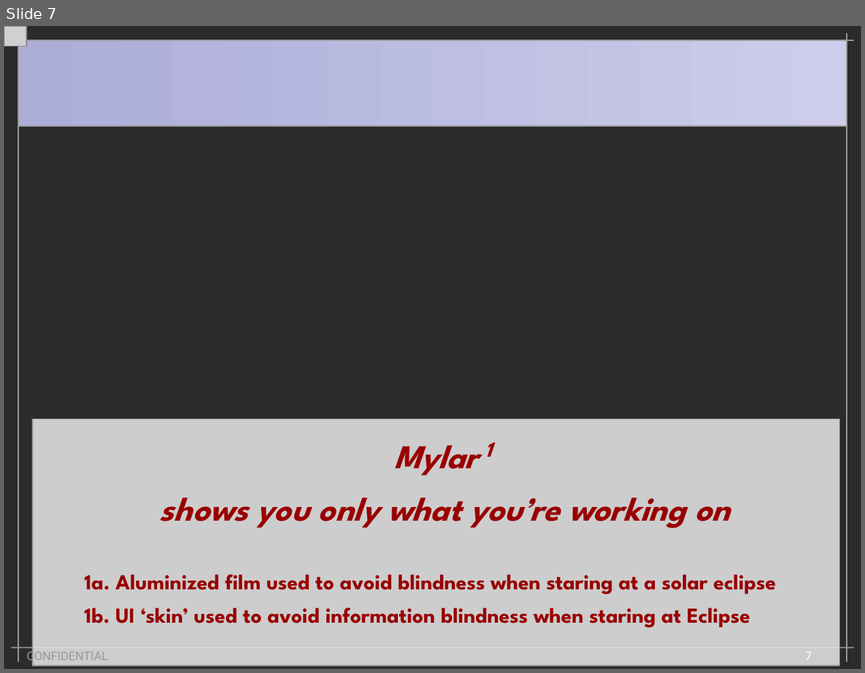
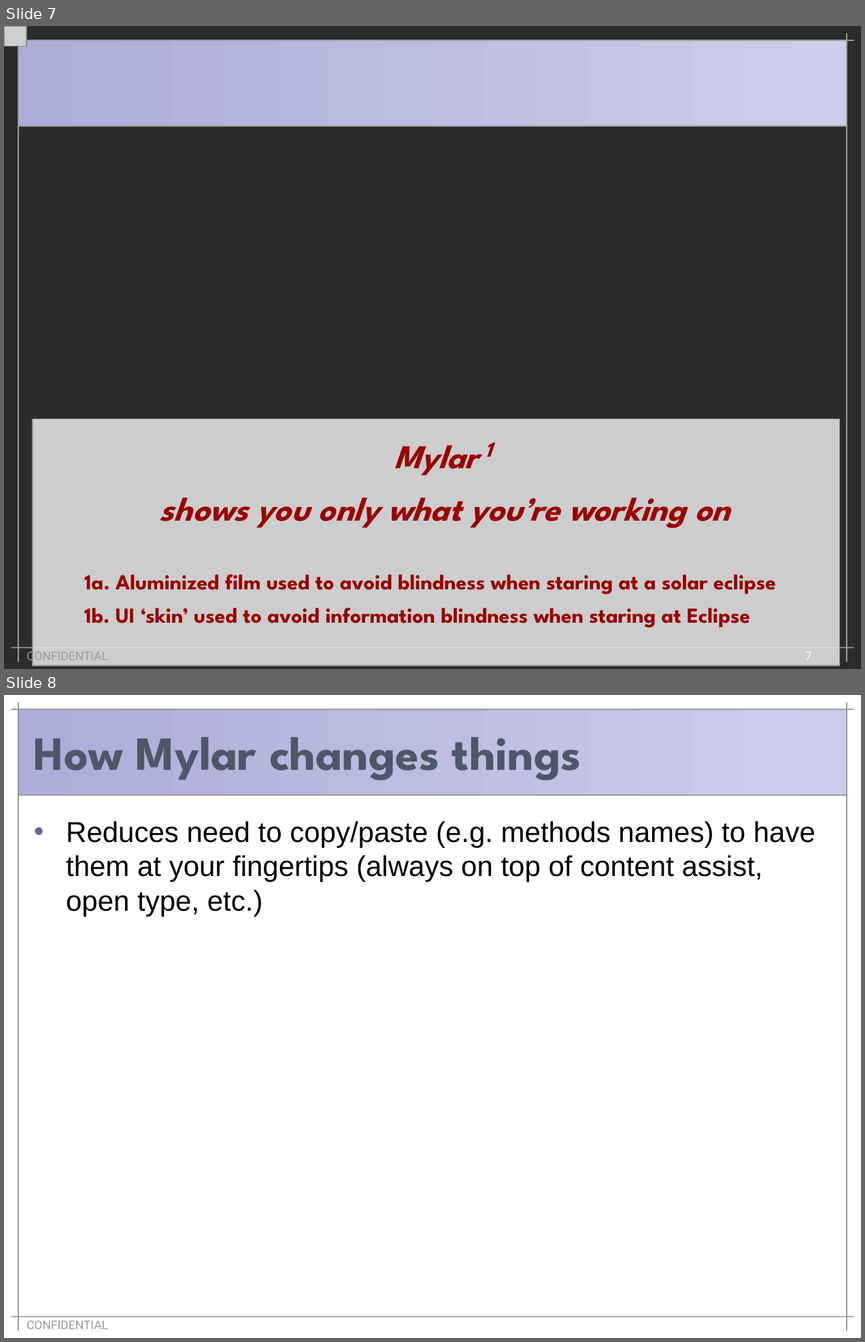
Before and after one commit to eclipse-mylyn/mylyn-website, a slide deck: publications/2006-03-mylar-eclipsecon.ppt. Shown one above the other, each under a label of ours: slide 7 before the commit, slides 7 and 8 after it. The pictures are 865x673 and 865x1342 pixels, drawn with LibreOffice and Linux fonts; fonts in the diff are those of the drawing; grey boxes stand for pictures; background and template pictures are left out; a plain dark background stands for a picture behind light text. Boxes give left, top, right and bottom in pixels: in the first picture for what was removed or moved away, otherwise in the second. Text is boxed around its words. In the diff, an @@ line names an element or a change of style, - is before the commit and + after.

```diff
--- a/publications/2006-03-mylar-eclipsecon.ppt
+++ b/publications/2006-03-mylar-eclipsecon.ppt
@@ slide 8 added at <box>4,695,861,1338</box>, background #FFFFFF; not listed: 6 template elements that a slide beside it also shows @@
@@ title added at <box>34,737,581,781</box>, 40 pt, text #4C5768, bold @@
+How Mylar changes things
@@ text added at <box>66,821,815,916</box>, 24 pt, text #000000 @@
+• Reduces need to copy/paste (e.g. methods names) to have them at your fingertips (always on top of content assist, open type, etc.)
@@ text added at <box>26,1320,108,1329</box>, 10 pt, text #9C9A9C @@
+CONFIDENTIAL
@@ page number added at <box>805,1317,812,1332</box>, 10 pt, text #FFFFFF @@
+8
```
Also in this commit, not shown: 1 slide changed.
